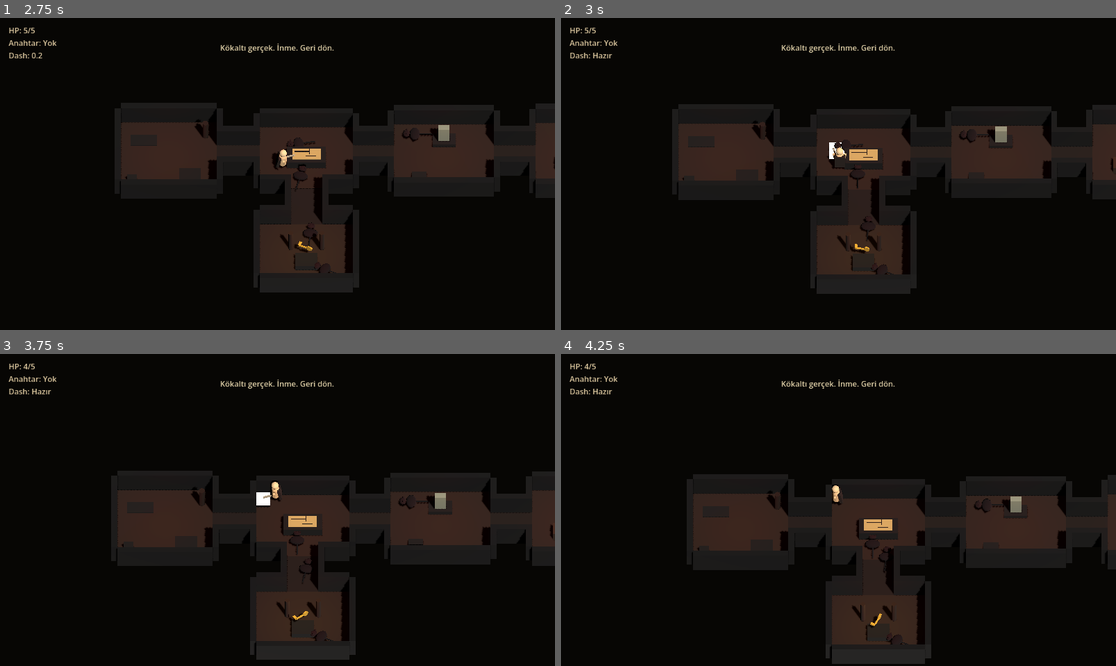
Above: before the commit, frames 1-4 (two rows, left to right).
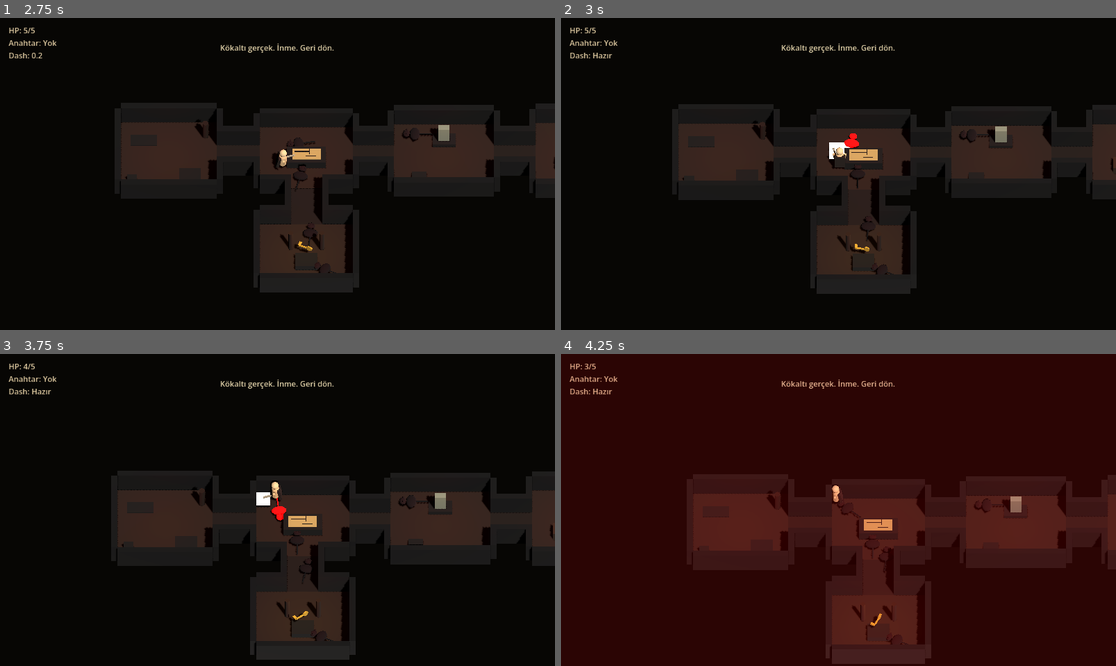
Above: after the commit, the same moments.

Repository: Roots-inc-as/kokler-godot
Game: Godot game, scene res://scenes/main_2_5d.tscn
The game is run twice, just before and just after one commit, with the same random seed, the same clock (stepped at 60 frames per second) and the same inputs.
Inputs (mouse positions are in pixels of both pictures, inside the frame that each line leads up to):
- Up to frame 1 (2.75 s): tap Enter at 0.5 s; move the mouse to (399, 158) at 0.52 s; hold D (move_right) 0.53-1.28 s; tap J (attack) at 0.6, 1.35, 2.3 s; click (399, 158) at 0.67 s; move the mouse to (166, 189) at 1.27 s; hold S (move_down) 1.28-2.03 s; click (166, 189) at 1.42 s; move the mouse to (333, 105) at 2.02 s; hold D (move_right) from 2.03 s (still down); tap Space (dash) at 2.1 s; click (333, 105) at 2.17 s
- Up to frame 2 (3 s): move the mouse to (810, 236) at 2.77 s; release D (move_right) at 2.78 s; hold W (move_up) from 2.78 s (still down); tap J (attack) at 2.85 s; click (810, 236) at 2.92 s
- Up to frame 3 (3.75 s): move the mouse to (444, 556) at 3.52 s; release W (move_up) at 3.53 s; hold A (move_left) from 3.53 s (still down); tap J (attack) at 3.6 s; click (444, 556) at 3.67 s
- Up to frame 4 (4.25 s): keep holding A (move_left)

Frame 1 is identical in both runs. In frame 2, 0.1% of the frame differs, in the area x 49-55%, y 36-43%; in frame 3, 0.1%; in frame 4, 99%, in the area x 0-100%, y 0-100%.

Commit message:
Roots_W2_D3

Diff:
--- a/scenes/blind_rat.tscn
+++ /dev/null
@@ -1,18 +0,0 @@
-[gd_scene load_steps=3 format=3]
-
-[ext_resource type="Script" path="res://scripts/blind_rat.gd" id="1_rat"]
-
-[sub_resource type="CircleShape2D" id="CircleShape2D_rat"]
-radius = 11.0
-
-[node name="BlindRat" type="CharacterBody2D"]
-collision_layer = 4
-collision_mask = 1
-script = ExtResource("1_rat")
-
-[node name="Body" type="Polygon2D" parent="."]
-color = Color(0.12, 0.025, 0.025, 1)
-polygon = PackedVector2Array(-14, -6, -4, -12, 11, -8, 15, 2, 7, 11, -8, 9)
-
-[node name="CollisionShape2D" type="CollisionShape2D" parent="."]
-shape = SubResource("CircleShape2D_rat")
--- a/scenes/main_2_5d.tscn
+++ b/scenes/main_2_5d.tscn
@@ -3,6 +3,7 @@
 [ext_resource type="Script" uid="uid://bikp88bm2aosw" path="res://scripts/mini_story_map_2_5d.gd" id="1_story"]
 [ext_resource type="PackedScene" path="res://scenes/player_2_5d.tscn" id="2_player"]
 [ext_resource type="Script" uid="uid://dc260fnkmn0ve" path="res://scripts/camera_follow_2_5d.gd" id="3_camera"]
+[ext_resource type="Script" uid="uid://cq3hhk5lovm50" path="res://scripts/ui.gd" id="4_aqdeo"]
 
 [sub_resource type="Environment" id="Environment_25d"]
 background_mode = 1
@@ -37,6 +38,7 @@
 far = 140.0
 
 [node name="UI" type="CanvasLayer" parent="." unique_id=765555937]
+script = ExtResource("4_aqdeo")
 
 [node name="HPLabel" type="Label" parent="UI" unique_id=1003200744]
 offset_left = 18.0
@@ -97,3 +99,12 @@
 horizontal_alignment = 1
 vertical_alignment = 1
 autowrap_mode = 3
+
+[node name="HitFlash" type="ColorRect" parent="UI" unique_id=1965450465]
+unique_name_in_owner = true
+anchors_preset = 15
+anchor_right = 1.0
+anchor_bottom = 1.0
+grow_horizontal = 2
+grow_vertical = 2
+color = Color(1, 0, 0, 0)
--- /dev/null
+++ b/scenes/pause_menu.tscn
@@ -0,0 +1,125 @@
+[gd_scene format=3 uid="uid://c8ogjwudk4q3t"]
+
+[sub_resource type="GDScript" id="GDScript_uahpa"]
+script/source = "extends Control
+
+@onready var resume_button: Button = $ButtonContainer/ResumeButton
+@onready var restart_button: Button = $ButtonContainer/RestartButton
+@onready var quit_button: Button = $ButtonContainer/QuitButton
+@onready var button_container: VBoxContainer = $ButtonContainer
+
+func _ready() -> void:
+	visible = false
+	process_mode = Node.PROCESS_MODE_ALWAYS
+
+	# ButtonContainer'ı ekranın ortasına zorla yerleştir
+	button_container.anchor_left = 0.5
+	button_container.anchor_top = 0.5
+	button_container.anchor_right = 0.5
+	button_container.anchor_bottom = 0.5
+	button_container.offset_left = -150
+	button_container.offset_top = -100
+	button_container.offset_right = 150
+	button_container.offset_bottom = 100
+
+	resume_button.pressed.connect(_on_resume_pressed)
+	restart_button.pressed.connect(_on_restart_pressed)
+	quit_button.pressed.connect(_on_quit_pressed)
+
+
+
+func _input(event: InputEvent) -> void:
+	if event.is_action_pressed(\"ui_cancel\"):
+		toggle_pause()
+	if event is InputEventMouseButton and visible:
+		var mb := event as InputEventMouseButton
+		if mb.pressed:
+			print(\">>> FARE TIKLAMASI:\", mb.position)
+
+
+func toggle_pause() -> void:
+	if get_tree().paused:
+		_resume()
+	else:
+		_pause()
+
+
+func _pause() -> void:
+	get_tree().paused = true
+	visible = true
+	print(\">>> Buton pozisyonları ve boyutları:\")
+	print(\">>>   ResumeButton global_rect: \", resume_button.get_global_rect())
+	print(\">>>   RestartButton global_rect: \", restart_button.get_global_rect())
+	print(\">>>   QuitButton global_rect: \", quit_button.get_global_rect())
+
+
+func _resume() -> void:
+	get_tree().paused = false
+	visible = false
+
+
+func _on_resume_pressed() -> void:
+	print(\">>> RESUME TIKLANDI\")
+	_resume()
+
+
+func _on_restart_pressed() -> void:
+	print(\">>> RESTART TIKLANDI\")
+	get_tree().paused = false
+	get_tree().reload_current_scene()
+
+
+func _on_quit_pressed() -> void:
+	print(\">>> QUIT TIKLANDI\")
+	get_tree().quit()
+"
+
+[node name="PauseMenu" type="Control" unique_id=849025297]
+layout_mode = 3
+anchors_preset = 15
+anchor_right = 1.0
+anchor_bottom = 1.0
+grow_horizontal = 2
+grow_vertical = 2
+script = SubResource("GDScript_uahpa")
+
+[node name="Background" type="ColorRect" parent="." unique_id=1246058835]
+layout_mode = 0
+offset_right = 40.0
+offset_bottom = 40.0
+mouse_filter = 2
+color = Color(0, 0, 0, 0.6)
+
+[node name="ButtonContainer" type="VBoxContainer" parent="." unique_id=395366547]
+layout_mode = 1
+anchors_preset = 8
+anchor_left = 0.5
+anchor_top = 0.5
+anchor_right = 0.5
+anchor_bottom = 0.5
+offset_left = -58.5
+offset_top = -120.5
+offset_right = 58.5
+offset_bottom = 120.5
+grow_horizontal = 2
+grow_vertical = 2
+theme_override_constants/separation = 15
+
+[node name="Title" type="Label" parent="ButtonContainer" unique_id=728795166]
+layout_mode = 2
+theme_override_font_sizes/font_size = 36
+text = "Pause
+"
+horizontal_alignment = 1
+
+[node name="ResumeButton" type="Button" parent="ButtonContainer" unique_id=420234750]
+layout_mode = 2
+text = "Devam Et"
+
+[node name="RestartButton" type="Button" parent="ButtonContainer" unique_id=120759454]
+layout_mode = 2
+text = "Yeniden Başla"
+
+[node name="QuitButton" type="Button" parent="ButtonContainer" unique_id=720960035]
+layout_mode = 2
+text = "Çıkış"
--- a/scenes/player.tscn
+++ /dev/null
@@ -1,44 +0,0 @@
-[gd_scene load_steps=4 format=3]
-
-[ext_resource type="Script" path="res://scripts/player.gd" id="1_player"]
-
-[sub_resource type="CircleShape2D" id="CircleShape2D_player"]
-radius = 12.0
-
-[sub_resource type="RectangleShape2D" id="RectangleShape2D_attack"]
-size = Vector2(42, 30)
-
-[node name="Player" type="CharacterBody2D"]
-collision_layer = 2
-collision_mask = 1
-script = ExtResource("1_player")
-
-[node name="Body" type="Polygon2D" parent="."]
-color = Color(0.82, 0.70, 0.54, 1)
-polygon = PackedVector2Array(0, -15, 11, -5, 9, 12, -9, 12, -11, -5)
-
-[node name="CollisionShape2D" type="CollisionShape2D" parent="."]
-shape = SubResource("CircleShape2D_player")
-
-[node name="AttackArea" type="Area2D" parent="."]
-collision_layer = 0
-collision_mask = 4
-monitoring = false
-monitorable = false
-
-[node name="AttackShape" type="CollisionShape2D" parent="AttackArea"]
-position = Vector2(29, 0)
-shape = SubResource("RectangleShape2D_attack")
-disabled = true
-
-[node name="AttackVisual" type="Polygon2D" parent="AttackArea"]
-visible = false
-position = Vector2(29, 0)
-color = Color(0.72, 0.62, 0.47, 0.45)
-polygon = PackedVector2Array(-21, -15, 21, -15, 21, 15, -21, 15)
-
-[node name="Camera2D" type="Camera2D" parent="."]
-enabled = true
-zoom = Vector2(2.2, 2.2)
-position_smoothing_enabled = true
-position_smoothing_speed = 8.0
--- a/scripts/blind_rat_2_5d.gd
+++ b/scripts/blind_rat_2_5d.gd
@@ -1,7 +1,7 @@
 extends CharacterBody3D
 
 # ─── Stat'lar ───
-@export var max_hp := 2
+@export var max_hp := 3
 @export var move_speed := 2.15
 @export var acceleration := 10.0
 @export var contact_damage := 1
@@ -31,7 +31,12 @@
 var lost_timer := 0.0
 var nav_agent: NavigationAgent3D
 var nav_update_timer := 0.0
-
+# ─── Hit feedback ───
+var hit_flash_remaining := 0.0
+var knockback_velocity := Vector3.ZERO
+var knockback_remaining := 0.0
+var original_materials := {}  # MeshInstance3D → orjinal materyal
+var originals_saved := false
 
 func _ready() -> void:
 	add_to_group("blind_rat_2_5d")
@@ -56,6 +61,15 @@
 		_find_refs()
 
 	contact_cooldown_remaining = maxf(contact_cooldown_remaining - delta, 0.0)
+	# Hit flash timer
+	if hit_flash_remaining > 0.0:
+		hit_flash_remaining = maxf(hit_flash_remaining - delta, 0.0)
+		if hit_flash_remaining <= 0.0:
+			_reset_hit_flash_color()
+
+	# Knockback timer
+	if knockback_remaining > 0.0:
+		knockback_remaining = maxf(knockback_remaining - delta, 0.0)
 
 	if target == null or _run_is_locked():
 		velocity = Vector3.ZERO
@@ -76,9 +90,13 @@
 		State.LOST:
 			desired_velocity = _lost_movement()
 
-	# Velocity'i smooth uygula
-	velocity.x = move_toward(velocity.x, desired_velocity.x, acceleration * delta)
-	velocity.z = move_toward(velocity.z, desired_velocity.z, acceleration * delta)
+	# Knockback aktifse normal hareket yerine onu uygula
+	if knockback_remaining > 0.0:
+		velocity.x = knockback_velocity.x
+		velocity.z = knockback_velocity.z
+	else:
+		velocity.x = move_toward(velocity.x, desired_velocity.x, acceleration * delta)
+		velocity.z = move_toward(velocity.z, desired_velocity.z, acceleration * delta)
 	velocity.y = 0.0
 
 	# Modeli yürüdüğü yöne döndür
@@ -191,10 +209,21 @@
 # ─── HASAR ───
 func take_damage(amount: int) -> void:
 	current_hp -= amount
-	# Hasar alınca oyuncuyu otomatik fark et (görünmez bir yumruk yedi)
 	if state == State.IDLE:
 		state = State.CHASE
 		print("Rat: hasar aldı, saldırıya geçti")
+
+	# Kırmızı flash başlat
+	hit_flash_remaining = 0.15
+	_apply_hit_flash_color()
+
+	# Geri itme — oyuncudan rat'a yönde
+	if target and is_instance_valid(target):
+		var push_dir := global_position - target.global_position
+		push_dir.y = 0.0
+		if push_dir.length() > 0.01:
+			knockback_velocity = push_dir.normalized() * 1.5
+			knockback_remaining = 0.075
 
 	if current_hp <= 0:
 		queue_free()
@@ -213,3 +242,40 @@
 func _lock_to_ground() -> void:
 	global_position.y = ground_y
 	velocity.y = 0.0
+
+# ─── HIT FLASH RENK ───
+func _apply_hit_flash_color() -> void:
+	_set_model_color(Color(3.0, 0.0, 0.0))
+
+
+func _reset_hit_flash_color() -> void:
+	if model == null:
+		return
+	# Orjinal materyalleri geri yükle
+	for mesh_instance in original_materials:
+		if is_instance_valid(mesh_instance):
+			mesh_instance.material_override = original_materials[mesh_instance]
+
+
+func _set_model_color(color: Color) -> void:
+	if model == null:
+		return
+	_save_original_materials()
+	for child in model.get_children():
+		if child is MeshInstance3D:
+			var mesh_instance := child as MeshInstance3D
+			var mat := StandardMaterial3D.new()
+			mat.albedo_color = color
+			mat.emission_enabled = true
+			mat.emission = color
+			mesh_instance.material_override = mat
+
+func _save_original_materials() -> void:
+	if originals_saved or model == null:
+		return
+	for child in model.get_children():
+		if child is MeshInstance3D:
+			var mesh_instance := child as MeshInstance3D
+			# Mevcut material_override veya null'u kaydet
+			original_materials[mesh_instance] = mesh_instance.material_override
+	originals_saved = true
--- a/scripts/camera_follow_2_5d.gd
+++ b/scripts/camera_follow_2_5d.gd
@@ -9,9 +9,14 @@
 @onready var camera: Camera3D = $Camera3D
 
 var target: Node3D
+# ─── Kamera shake ───
+@export var shake_decay := 7.0  # Sallantı ne kadar hızlı sönsün
+var shake_strength := 0.0
+var shake_max_offset := 0.35    # Maksimum sallantı mesafesi
 
 
 func _ready() -> void:
+	add_to_group("camera_rig_2_5d")
 	_resolve_target()
 	camera.current = true
 	camera.projection = Camera3D.PROJECTION_ORTHOGONAL
@@ -34,7 +39,17 @@
 	global_position = global_position.lerp(desired, minf(delta * follow_speed, 1.0))
 	global_position.y = offset.y
 	rotation = Vector3.ZERO
-	camera.position = Vector3.ZERO
+	# Shake offset uygula
+	if shake_strength > 0.0:
+		shake_strength = maxf(shake_strength - shake_decay * delta, 0.0)
+		var shake_offset := Vector3(
+			randf_range(-1.0, 1.0) * shake_strength * shake_max_offset,
+			randf_range(-1.0, 1.0) * shake_strength * shake_max_offset * 0.5,
+			randf_range(-1.0, 1.0) * shake_strength * shake_max_offset
+		)
+		camera.position = shake_offset
+	else:
+		camera.position = Vector3.ZERO
 	camera.rotation_degrees = fixed_camera_rotation
 
 
@@ -51,3 +66,6 @@
 		offset.y,
 		target.global_position.z + offset.z
 	)
+
+func shake(intensity: float = 1.0) -> void:
+	shake_strength = clampf(shake_strength + intensity, 0.0, 1.5)
--- a/scripts/player_2_5d.gd
+++ b/scripts/player_2_5d.gd
@@ -115,6 +115,7 @@
 		return
 
 	current_hp = maxi(current_hp - amount, 0)
+	_trigger_hit_flash()
 	invulnerable_remaining = invulnerable_time
 	health_changed.emit(current_hp, max_hp)
 
@@ -212,6 +213,9 @@
 	if combo_count == 3:
 		final_damage *= combo_3_damage_multiplier
 	body.take_damage(final_damage)
+	# Combo finisher'da hit pause
+	if combo_count == 3:
+		_hit_pause()
 
 
 
@@ -284,3 +288,17 @@
 			if mat:
 				mat.albedo_color = color
 				mat.emission = color
+
+func _trigger_hit_flash() -> void:
+	var ui_node := get_tree().get_first_node_in_group("ui_2_5d")
+	if ui_node and ui_node.has_method("flash_damage"):
+		ui_node.flash_damage()
+	# Kamera sallandır
+	var cam_rig := get_tree().get_first_node_in_group("camera_rig_2_5d")
+	if cam_rig and cam_rig.has_method("shake"):
+		cam_rig.shake(0.4)
+
+func _hit_pause(duration: float = 0.06, scale: float = 0.05) -> void:
+	Engine.time_scale = scale
+	await get_tree().create_timer(duration, true, false, true).timeout
+	Engine.time_scale = 1.0
--- a/scripts/ui.gd
+++ b/scripts/ui.gd
@@ -11,7 +11,8 @@
 
 
 func _ready() -> void:
-	add_to_group("ui")
+	add_to_group("ui_2_5d")
+	# ... gerisi aynı kalır
 	set_hp(5, 5)
 	set_key_status(false)
 	set_dash_ready(true, 0.0)
@@ -50,3 +51,13 @@
 
 func show_death(text: String) -> void:
 	show_message(text, 1.0)
+
+# ─── HIT FLASH ───
+@onready var hit_flash: ColorRect = %HitFlash
+
+func flash_damage() -> void:
+	if hit_flash == null:
+		return
+	hit_flash.color = Color(1.0, 0.0, 0.0, 0.15)
+	var tween := create_tween()
+	tween.tween_property(hit_flash, "color:a", 0.0, 0.5)
Not shown: 1 places in scenes/main.tscn that only renumber resources
